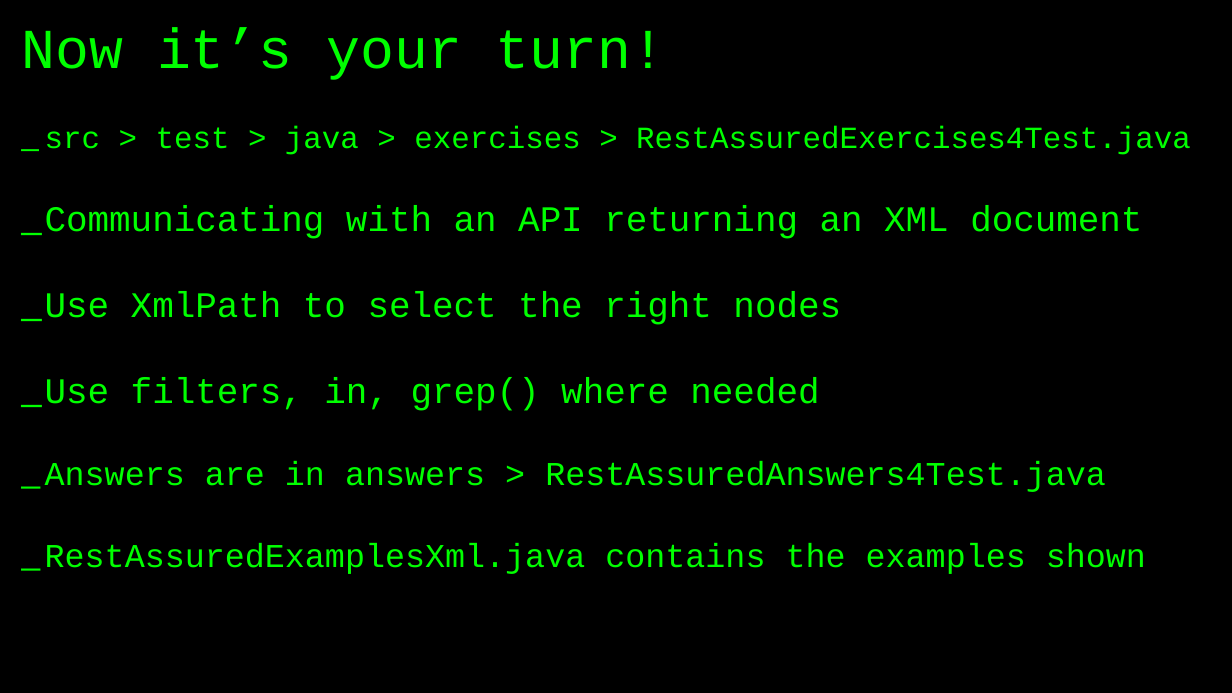
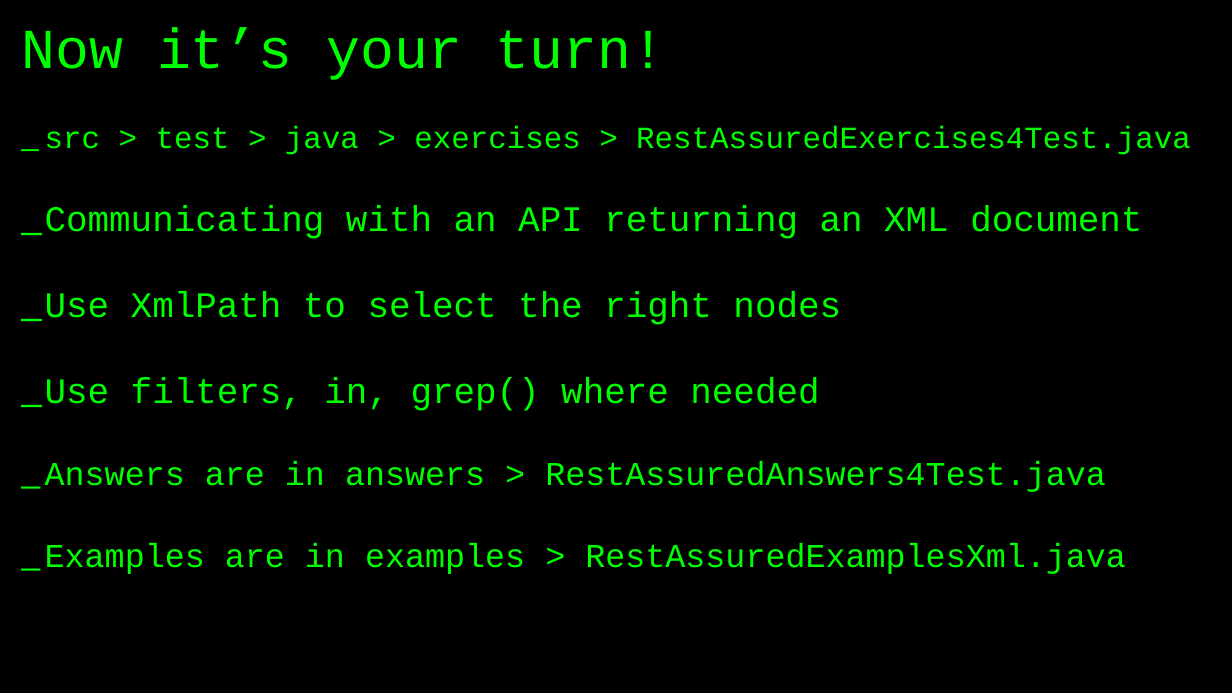
Before and after one commit to basdijkstra/rest-assured-workshop, a slide deck: slide 64 of RestAssuredWorkshop.pptx. Drawn at 1232x693 pixels with LibreOffice and Linux fonts; fonts in the diff are those of the drawing. Boxes give left, top, right and bottom in pixels: in the first picture for what was removed or moved away, otherwise in the second. Text is boxed around its words. In the diff, an @@ line names an element or a change of style, - is before the commit and + after.

```diff
--- a/RestAssuredWorkshop.pptx
+++ b/RestAssuredWorkshop.pptx
@@ text at (x1=45, y1=543, x2=1126, y2=574): text changed @@
-_ RestAssuredExamplesXml.java contains the examples shown
+_ Examples are in examples > RestAssuredExamplesXml.java
```
Also in this commit, not shown: 13 other slides changed, 8 slides added, 1 slide removed, 2 other files.
